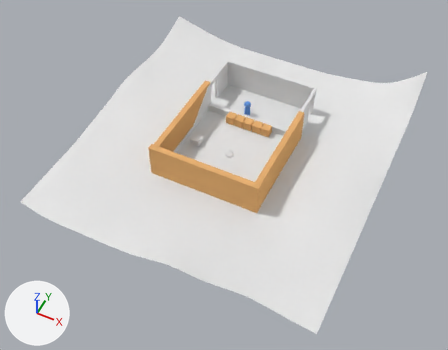
One commit to the Blender file ld40_moreworse/ld40_moreworse/assets/WORSE_warehouse.blend: the scene before it, then after it.
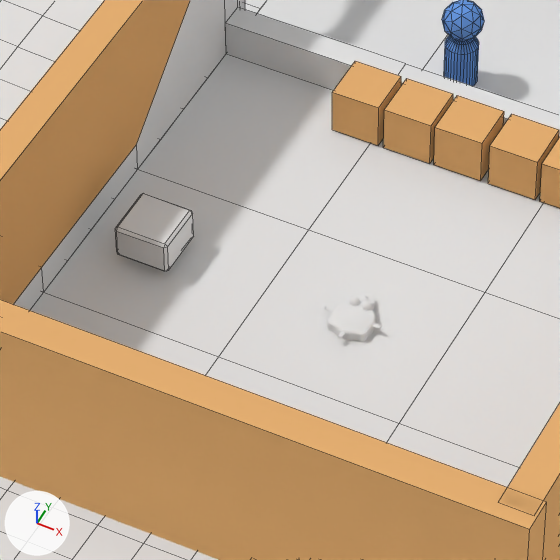
Each version is shown whole from a 50 mm camera at (126.4, -260.8, 303.9) aimed at (3.2, -14.4, -4.1), then close up on the part from 38% to 59% of the width and 29% to 55% of the height. Lighting does not change. The marker at lower left points along +X, +Y and +Z. The close-ups show mesh edges as thin lines.

In view in the first close-up: 'Crate', 'Customer', 'Customer.001', 'Customer.002', 'Customer.003', 'ExtGround', 'Person', 'WH_FloorCounter', 'WH_Walls', '_WallEast', '_WallSouth', '_WallWest'.
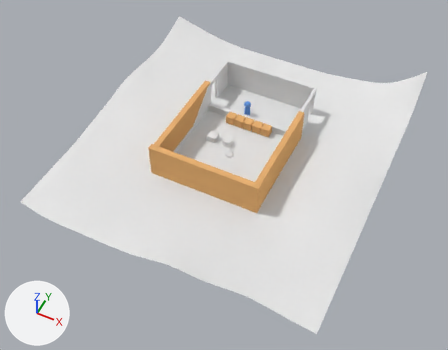
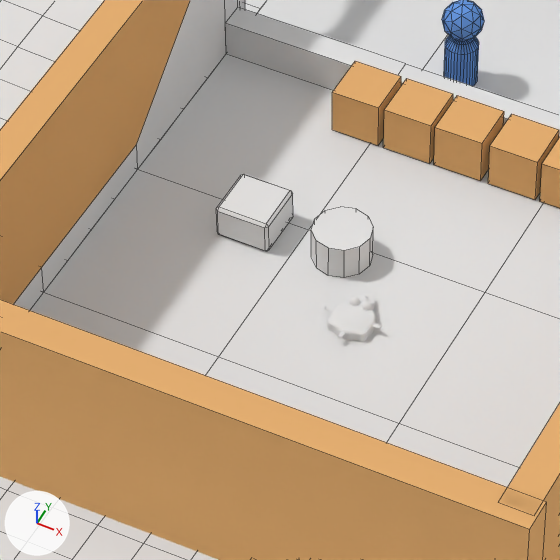
Where the change shows, as pixel boxes [x1, y1, x2, y2] in the close-ups (560 x 560 px):
'Crate', deleted: before [115, 193, 194, 271]
'CRATE_Crate', added: after [216, 174, 293, 251]
'CRATE_Barrel', added: after [311, 207, 373, 278]

What the commit changed:
Mesh me_cube_002_1 is new.
It has 24 vertices, 26 faces and spans x -3.34..3.34, y -3.34..3.34, z -0.01..4.38.
It uses material mat_mtl_crate (its picture is missing).
Mesh me_barrel is new.
It is a 12-sided cylinder along z spanning x -3.5..3.5, y -3.5..3.5, z 0.01..4.41.
It uses material mat_mtl_crate (its picture is missing).
Object 'Crate' (ob_crate) is deleted.
Object 'CRATE_Crate' (ob_crate_crate) is new; it shows me_cube_002_1.
Its location is (-16.9, 8.9, 0.0).
Object 'CRATE_Barrel' (ob_crate_barrel) is new; it shows me_barrel.
Its location is (-5.8, 9.1, 0.0).
